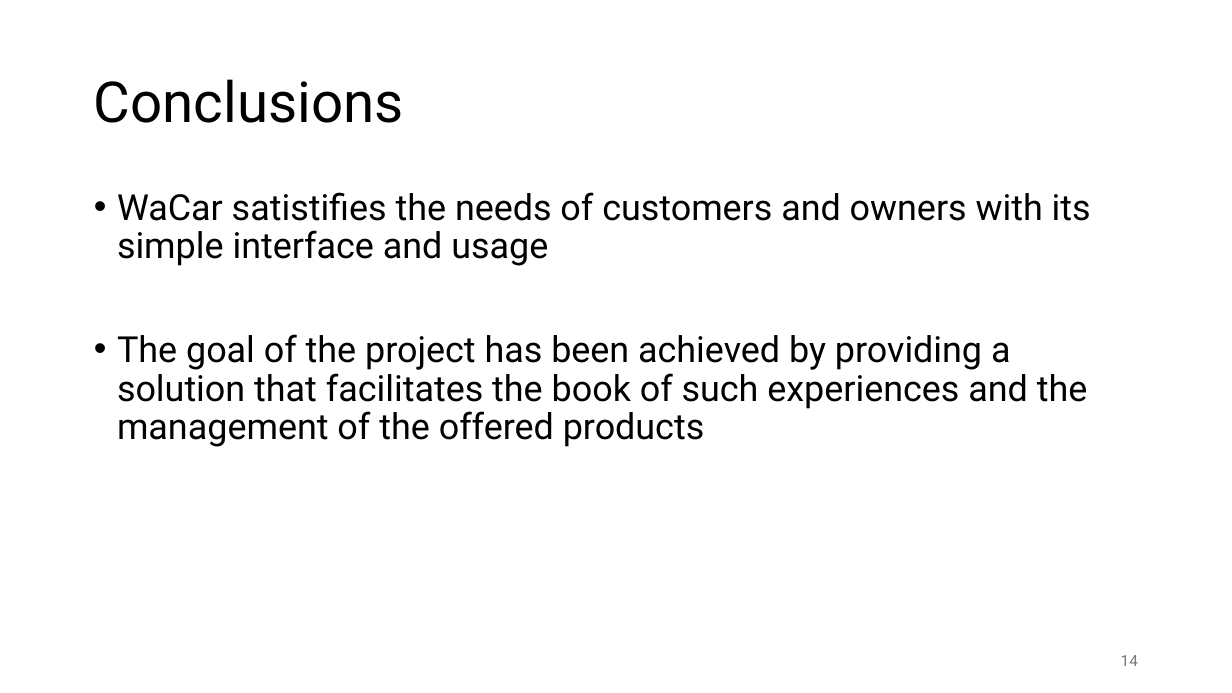
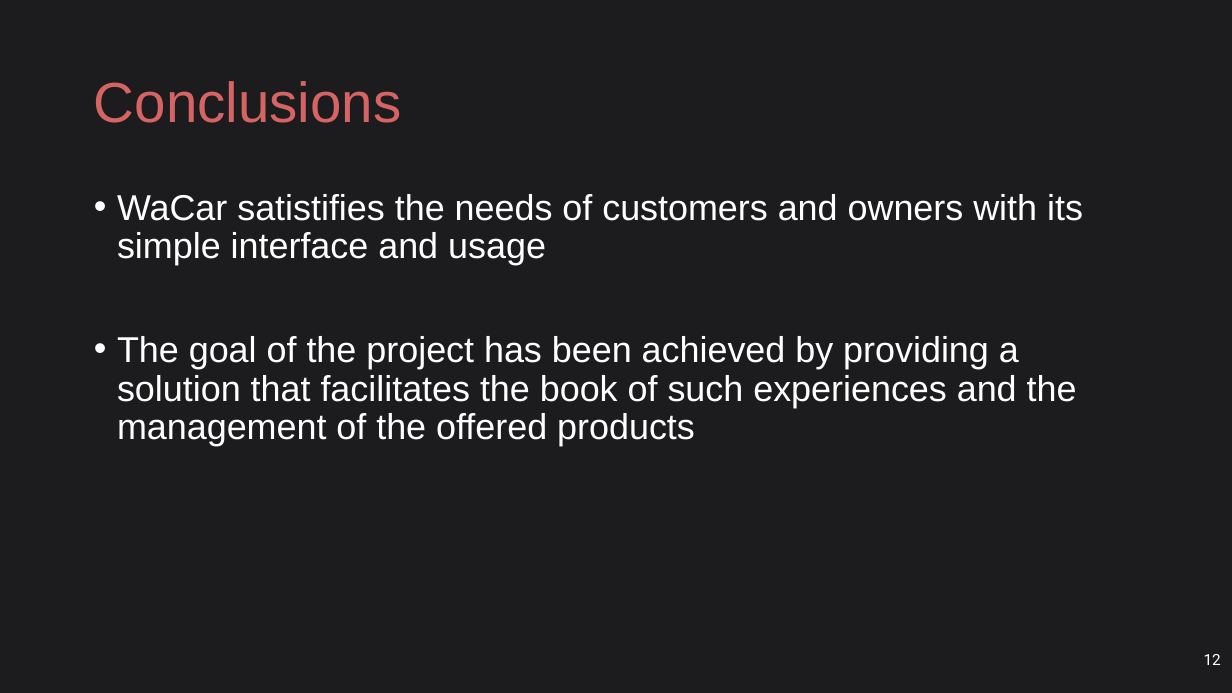
Before and after one commit to ludovicodimartino/webApplicationUniProject, a slide deck: slide 12 of WaCar.pptx (slide 14 before the commit). Drawn at 1232x693 pixels with LibreOffice and Linux fonts; fonts in the diff are those of the drawing. Boxes give left, top, right and bottom in pixels: in the first picture for what was removed or moved away, otherwise in the second. Text is boxed around its words. In the diff, an @@ line names an element or a change of style, - is before the commit and + after.

```diff
--- a/WaCar.pptx
+++ b/WaCar.pptx
@@ background #FFFFFF to #1C1C1E @@
@@ title "Conclusions" at [94, 81, 401, 123]: font Roboto to Arial, text colour #000000 to #D76464 @@
@@ text "WaCar satistifies the needs of ..." at [117, 194, 1083, 446]: font Roboto to Arial, text colour #000000 to #FFFFFF @@
@@ page number removed at [1121, 655, 1138, 666] @@
-14
@@ page number added at [1204, 654, 1221, 665], 12 pt, text #FFFFFF @@
+12
```
Also in this commit, not shown: 7 other slides changed, 2 slides added, 4 slides removed, 2 other files.
